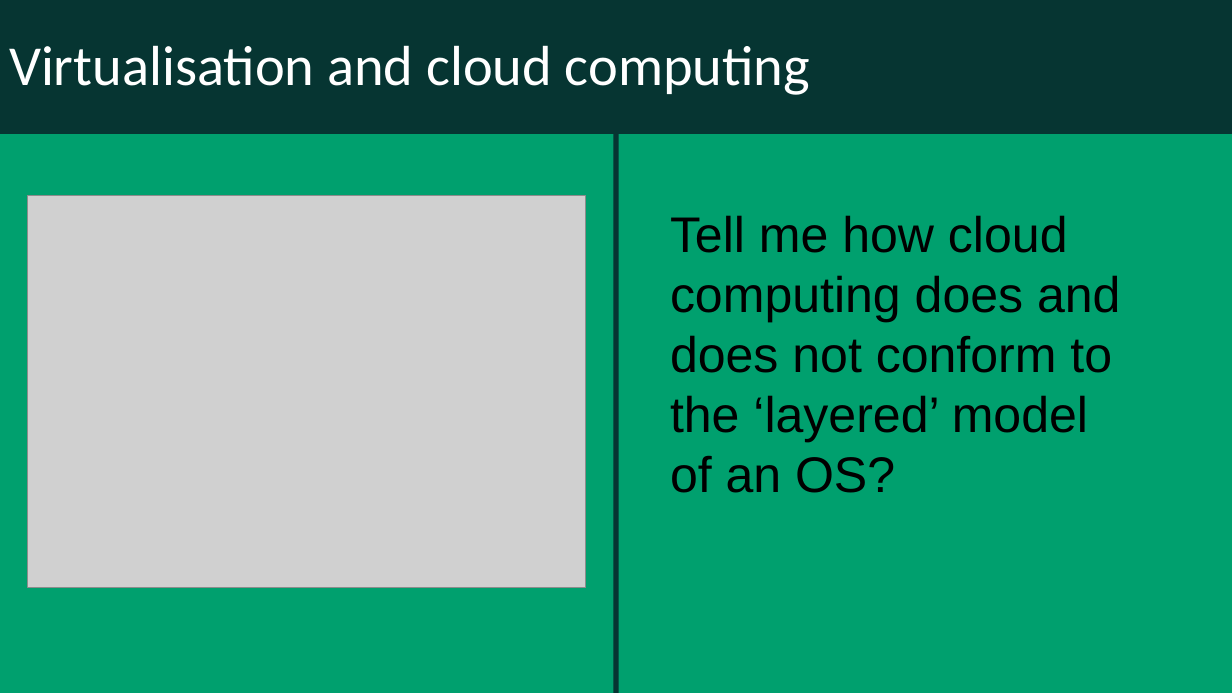
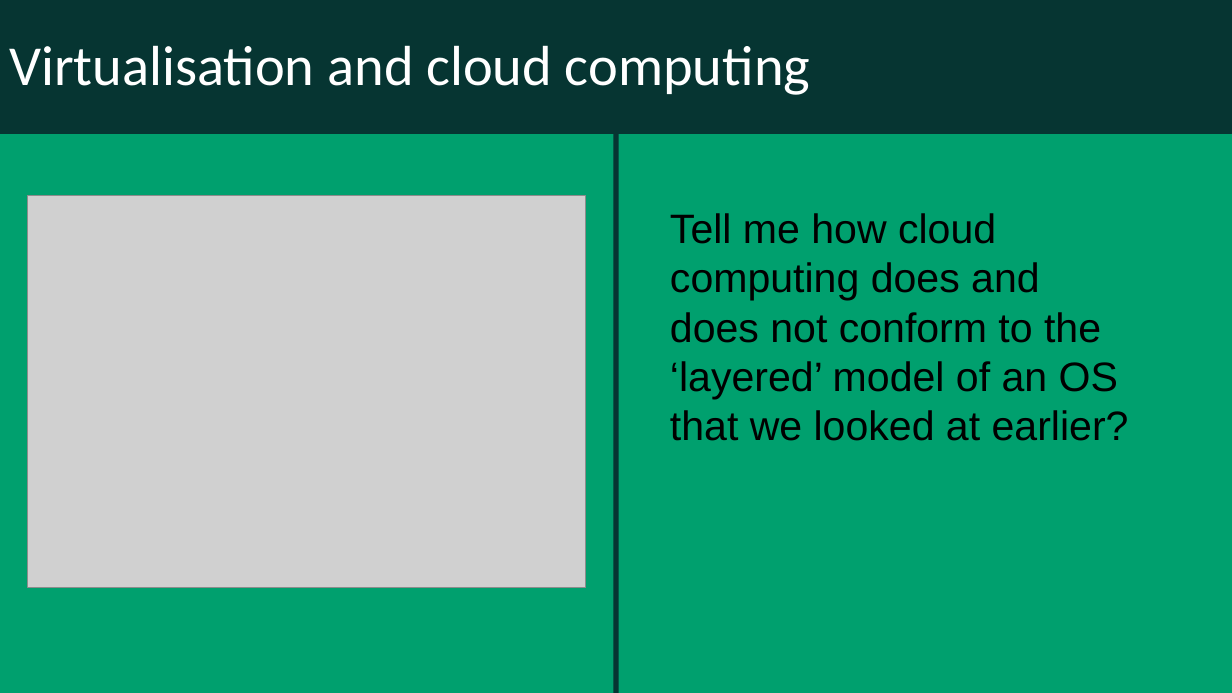
Before and after one commit to roehampton/module-content, a slide deck: slide 7 of digital-literacy/week-02/seminar/week-2-OS-seminar-discussion.pptx. Drawn at 1232x693 pixels with LibreOffice and Linux fonts; fonts in the diff are those of the drawing; grey boxes stand for pictures. Boxes give left, top, right and bottom in pixels: in the first picture for what was removed or moved away, otherwise in the second. Text is boxed around its words. In the diff, an @@ line names an element or a change of style, - is before the commit and + after.

```diff
--- a/digital-literacy/week-02/seminar/week-2-OS-seminar-discussion.pptx
+++ b/digital-literacy/week-02/seminar/week-2-OS-seminar-discussion.pptx
@@ text at <box>670,213,1129,441</box>: text changed; size 39 to 32 pt @@
-Tell me how cloud computing does and does not conform to the ‘layered’ model of an OS?
+Tell me how cloud computing does and does not conform to the ‘layered’ model of an OS that we looked at earlier?
```
Also in this commit, not shown: 2 other slides changed.
